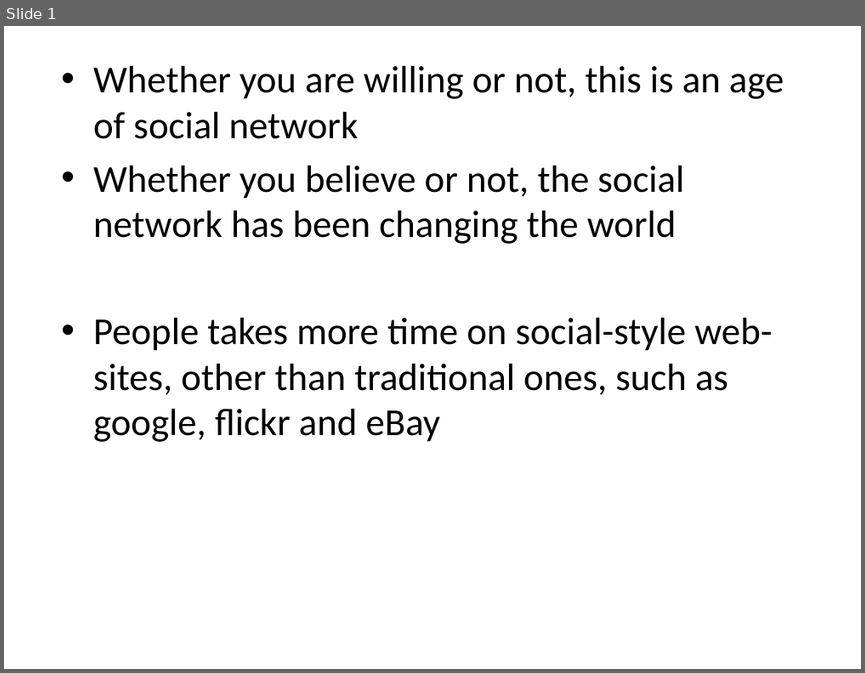
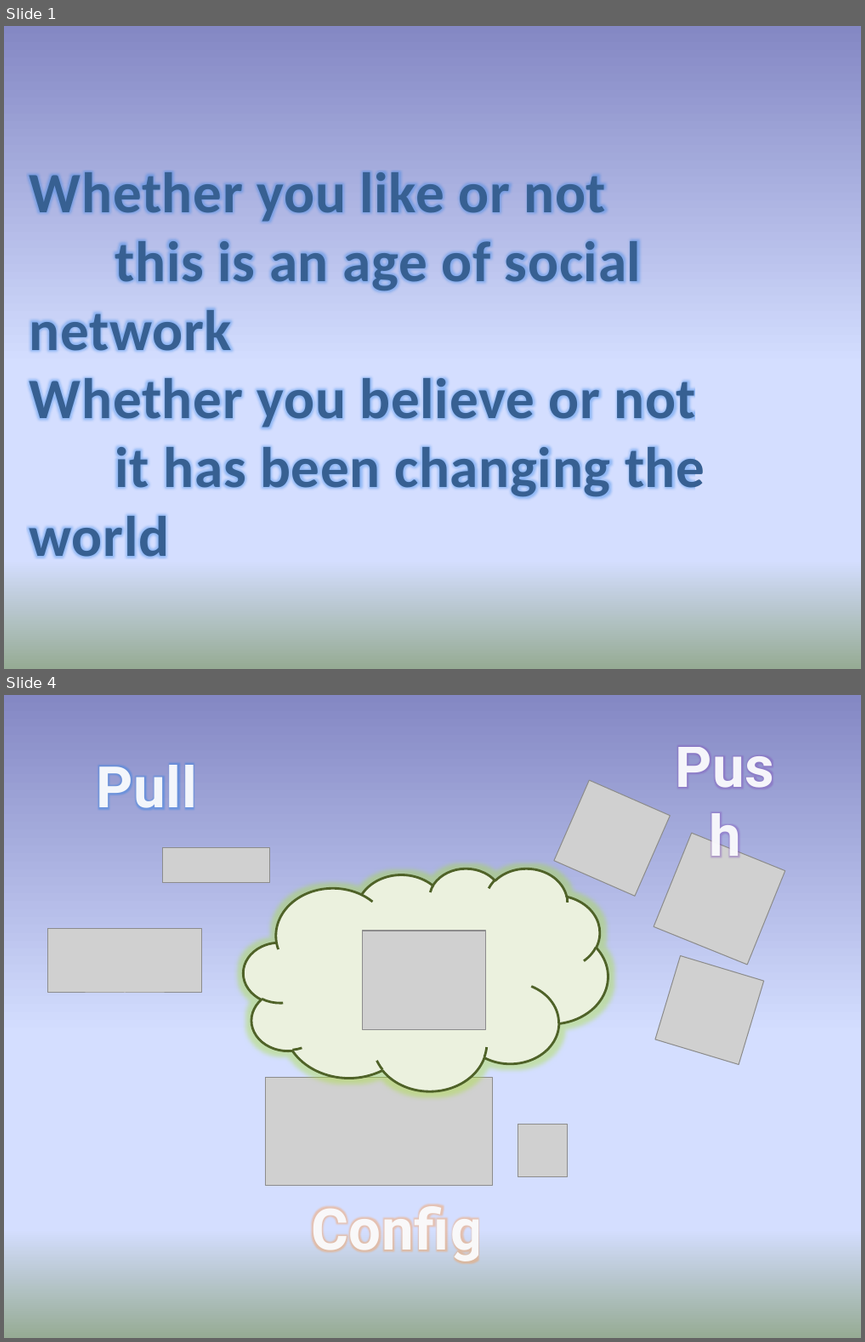
Before and after one commit to TwentySevenC/flickr2twitter, a slide deck: docs/socialHub.pptx. Shown one above the other, each under a label of ours: slide 1 before the commit, slides 1 and 4 after it; the slides between them are not shown. The pictures are 865x673 and 865x1342 pixels, drawn with LibreOffice and Linux fonts; fonts in the diff are those of the drawing; grey boxes stand for pictures. Boxes give left, top, right and bottom in pixels: in the first picture for what was removed or moved away, otherwise in the second. Text is boxed around its words. In the diff, an @@ line names an element or a change of style, - is before the commit and + after.

```diff
--- a/docs/socialHub.pptx
+++ b/docs/socialHub.pptx
@@ slide 4 added at [4, 695, 861, 1338], background gradient #8488C4 to #D4DEFF to #96AB94 @@
@@ text added at [653, 726, 796, 804], 48 pt, text #FCFCFD at 95% opacity, bold @@
+Push
@@ text added at [97, 763, 198, 810], 48 pt, text #FCFCFD at 95% opacity, bold @@
+Pull
@@ picture added at [554, 780, 670, 896] @@
@@ picture added at [162, 847, 269, 883] @@
@@ picture added at [653, 833, 785, 964] @@
@@ cloud added at [244, 868, 608, 1091], fill #EBF1DE, outline #4F6228 2 pt @@
@@ picture added at [47, 929, 201, 993] @@
@@ picture added at [363, 930, 485, 1029] @@
@@ picture added at [655, 956, 764, 1065] @@
@@ picture added at [265, 1077, 492, 1185] @@
@@ picture added at [518, 1124, 568, 1176] @@
@@ text added at [311, 1204, 483, 1263], 48 pt, text #FCFCFD at 95% opacity, bold @@
+Config
@@ slide 1 changed as well @@
@@ background #FFFFFF to gradient #8488C4 to #D4DEFF to #96AB94 @@
@@ text at [30, 171, 704, 557]: text changed; size 32 to 48 pt; text colour #000000 to #376092; bold on @@
-• Whether you are willing or not, this is an age of social network
-• Whether you believe or not, the social network has been changing the world
-• People takes more time on social-style web-sites, other than traditional ones, such as google, flickr and eBay
+Whether you like or not
+this is an age of social network
+Whether you believe or not
+it has been changing the world
```
Also in this commit, not shown: 1 other slide changed, 2 other slides added, 3 slides removed.
